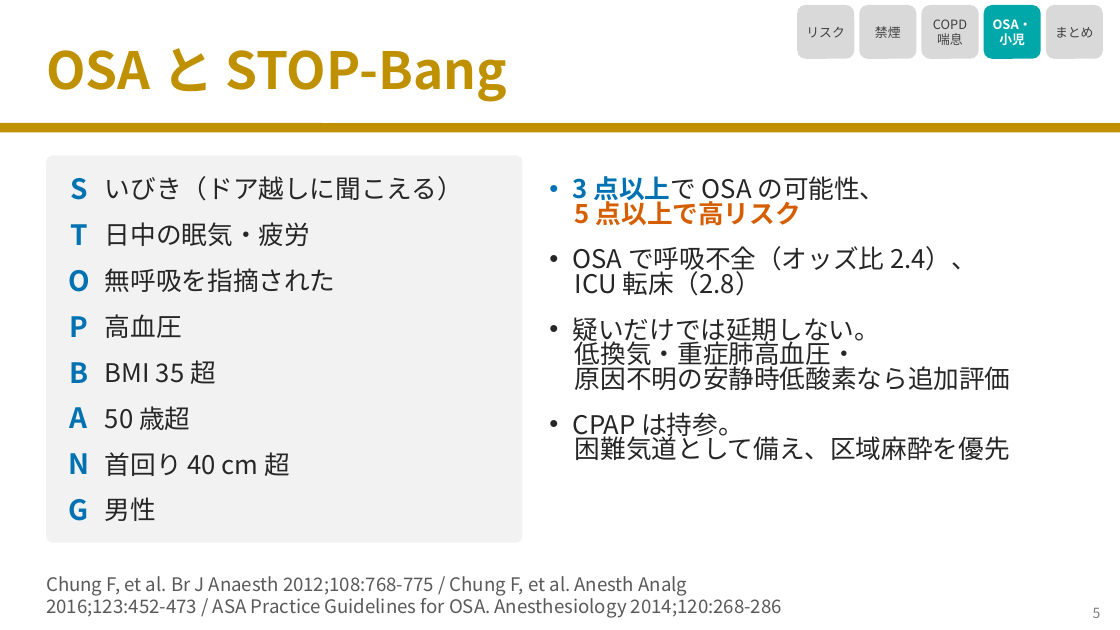
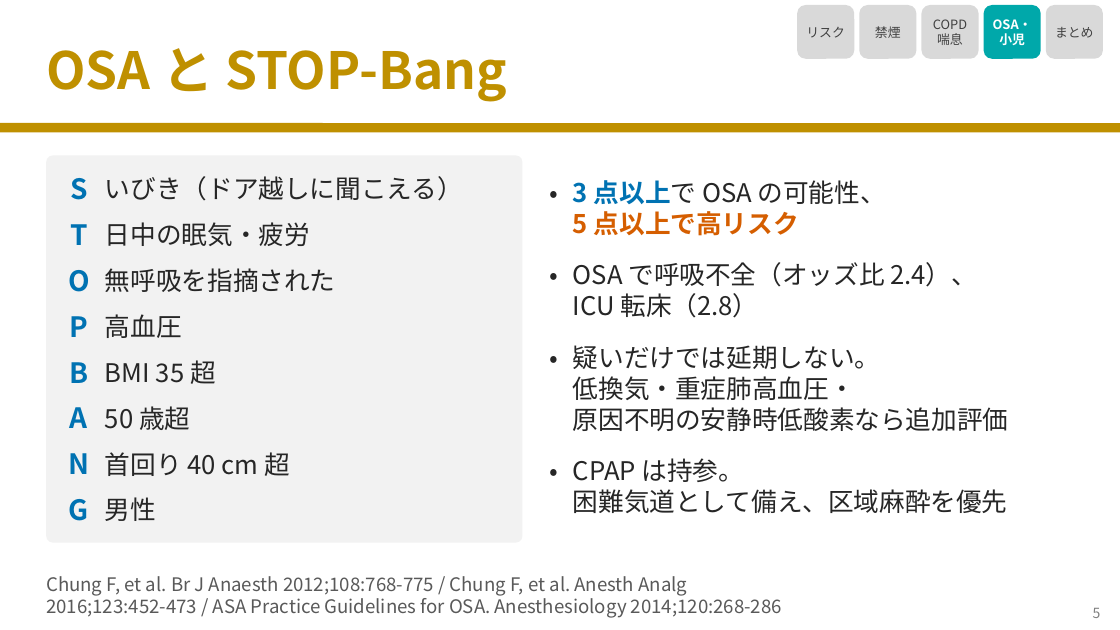
Before and after one commit to nobumitsu-3141/Anes-lecture, a slide deck: slide 6 of slides/4-9_pulmonary_risk_assessment/4-9_pulmonary_risk_assessment.pptx. Drawn at 1120x630 pixels with LibreOffice and Linux fonts; fonts in the diff are those of the drawing. Boxes give left, top, right and bottom in pixels: in the first picture for what was removed or moved away, otherwise in the second. Text is boxed around its words. In the diff, an @@ line names an element or a change of style, - is before the commit and + after.

```diff
--- a/slides/4-9_pulmonary_risk_assessment/4-9_pulmonary_risk_assessment.pptx
+++ b/slides/4-9_pulmonary_risk_assessment/4-9_pulmonary_risk_assessment.pptx
@@ table added at [549, 179, 1074, 517], 4 rows, 2 columns @@
+• | 3 点以上で OSA の可能性、 / 5 点以上で高リスク
+• | OSA で呼吸不全（オッズ比 2.4）、 / ICU 転床（2.8）
+• | 疑いだけでは延期しない。 / 低換気・重症肺高血圧・ / 原因不明の安静時低酸素なら追加評価
+• | CPAP は持参。 / 困難気道として備え、区域麻酔を優先
@@ text removed at [573, 176, 1011, 460] @@
-• 3 点以上で OSA の可能性、
-　 5 点以上で高リスク
-• OSA で呼吸不全（オッズ比 2.4）、
-　 ICU 転床（2.8）
-• 疑いだけでは延期しない。
-　 低換気・重症肺高血圧・
-　 原因不明の安静時低酸素なら追加評価
-• CPAP は持参。
-　 困難気道として備え、区域麻酔を優先
```
Also in this commit, not shown: 3 other slides changed, 9 other files.
